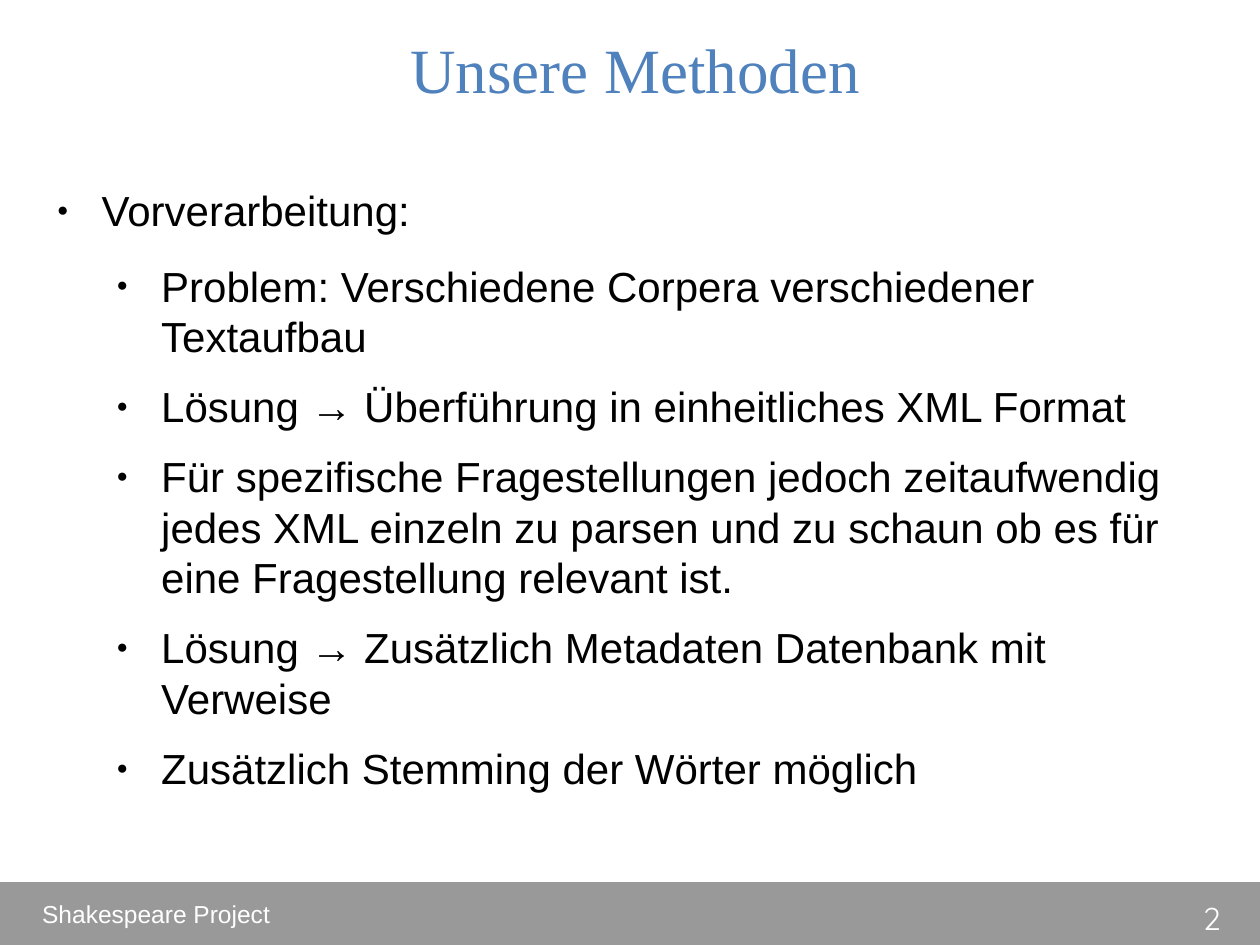
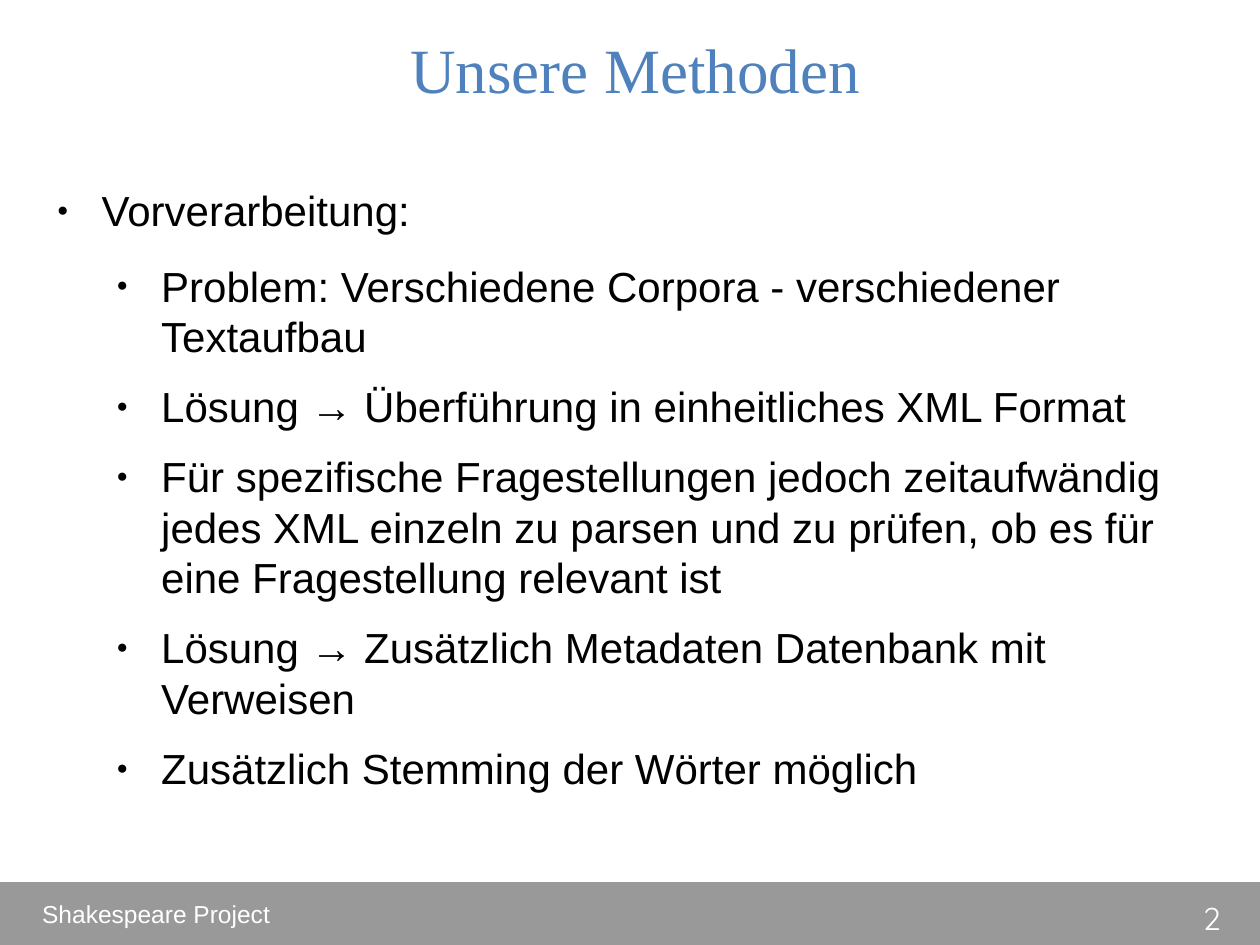
Before and after one commit to DHLeipzig-CurrentTopics-SS2014/shakespeare_project, a slide deck: slide 2 of presentation/thomas.odp. Drawn at 1260x945 pixels with LibreOffice and Linux fonts; fonts in the diff are those of the drawing. Boxes give left, top, right and bottom in pixels: in the first picture for what was removed or moved away, otherwise in the second. Text is boxed around its words. In the diff, an @@ line names an element or a change of style, - is before the commit and + after.

Commit message:
fixed some typos

```diff
--- a/presentation/thomas.odp
+++ b/presentation/thomas.odp
@@ text at box(161, 271, 1060, 353): text changed @@
-  ● Problem: Verschiedene Corpera verschiedener Textaufbau
+  ● Problem: Verschiedene Corpora - verschiedener Textaufbau
@@ text at box(161, 461, 1160, 715): text changed @@
-  ● Für spezifische Fragestellungen jedoch zeitaufwendig jedes XML einzeln zu parsen und zu schaun ob es für eine Fragestellung relevant ist.
-  ● Lösung → Zusätzlich Metadaten Datenbank mit Verweise
+  ● Für spezifische Fragestellungen jedoch zeitaufwändig jedes XML einzeln zu parsen und zu prüfen, ob es für eine Fragestellung relevant ist
+  ● Lösung → Zusätzlich Metadaten Datenbank mit Verweisen
```
Also in this commit, not shown: 3 other slides changed.
